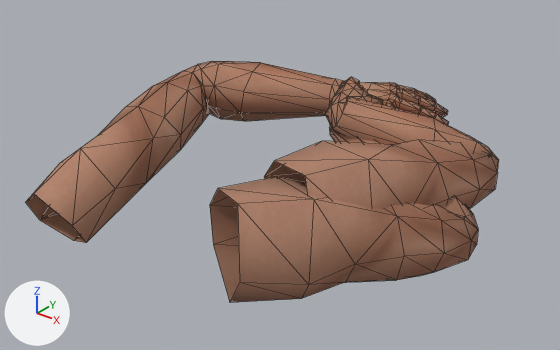
Before and after pictures for a commit that changed the glTF model public/models/arms.glb.
Both versions are drawn from a 50 mm camera at (0.618, -0.981, 0.428) aimed at (-0.022, -0.18, -0.068). Lighting does not change. The marker at lower left points along +X, +Y and +Z. The first picture is the older version. Mesh edges are drawn as thin lines. Vertices at exactly the same position are counted once.

Names of what the first picture shows: 'Arm_L', 'Arm_R', 'Arm_R_Shotgun'.
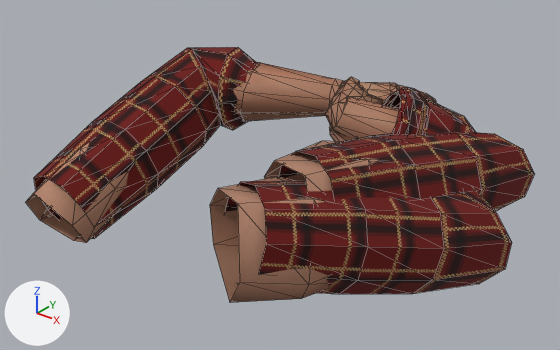
Commit message: Step 116: rolled-up plaid shirt sleeves on the arms

What differs and where, as boxes [x1, y1, x2, y2] in the pictures (560 x 350 px):
'Arm_R', reshaped (13% wider)
    before: [210, 85, 478, 303]
    after: [210, 85, 512, 303]
'Arm_L', reshaped (8% taller)
    before: [26, 61, 449, 243]
    after: [26, 47, 437, 243]
'Arm_R_Shotgun', reshaped (15% wider)
    before: [264, 77, 499, 210]
    after: [264, 77, 534, 211]
part 1 of me_arm_l, added (red)
    after: [34, 47, 257, 239]
part 2 of me_arm_r, added (red)
    after: [225, 180, 512, 294]
part 3 of me_arm_r_shotgun, added (red)
    after: [279, 88, 534, 211]

Edits to the bpy script that builds the scene:
```text
Add img_plaid:
    img_plaid = load_image('plaid', '_unpacked/plaid', 32, 32, 'sRGB')
Add mat_shirt_plaid:
    mat_shirt_plaid = principled_material('shirt_plaid')
    mat_shirt_plaid.texture = img_plaid
    mat_shirt_plaid.roughness = 1.0
Change me_arm_l:
    used by ob_arm_l; location = (0.0, 0.0, 0.0)
    remove me_arm_l.from_pydata(...)  # 298 vertices, 588 faces; spans x -0.344..0.132, y -0.433..0.086, z -0.169..0.039
    add me_arm_l.from_pydata(...)  # 408 vertices, 788 faces; spans x -0.344..0.132, y -0.433..0.086, z -0.178..0.058
    me_arm_l part 1: a new loose piece of 110 vertices spanning x -0.338..-0.1, y -0.408..0.0, z -0.178..0.058, in mat_shirt_plaid (picture img_plaid)
    add me_arm_l.materials.append(mat_shirt_plaid)  # picture img_plaid
Change me_arm_r:
    used by ob_arm_r; location = (0.0, 0.0, 0.0)
    remove me_arm_r.from_pydata(...)  # 298 vertices, 588 faces; spans x -0.032..0.262, y -0.439..0.026, z -0.15..0.037
    add me_arm_r.from_pydata(...)  # 408 vertices, 788 faces; spans x -0.032..0.304, y -0.439..0.026, z -0.192..0.037
    me_arm_r part 2: a new loose piece of 110 vertices spanning x 0.031..0.304, y -0.419..-0.036, z -0.192..0.027, in mat_shirt_plaid (picture img_plaid)
    add me_arm_r.materials.append(mat_shirt_plaid)  # picture img_plaid
Change me_arm_r_shotgun:
    used by ob_arm_r_shotgun; location = (0.0, 0.0, 0.0)
    remove me_arm_r_shotgun.from_pydata(...)  # 298 vertices, 588 faces; spans x -0.025..0.237, y -0.333..0.039, z -0.107..0.055
    add me_arm_r_shotgun.from_pydata(...)  # 408 vertices, 788 faces; spans x -0.025..0.273, y -0.333..0.048, z -0.143..0.055
    me_arm_r_shotgun part 3: a new loose piece of 110 vertices spanning x 0.04..0.273, y -0.312..0.048, z -0.143..0.055, in mat_shirt_plaid (picture img_plaid)
    add me_arm_r_shotgun.materials.append(mat_shirt_plaid)  # picture img_plaid
```
